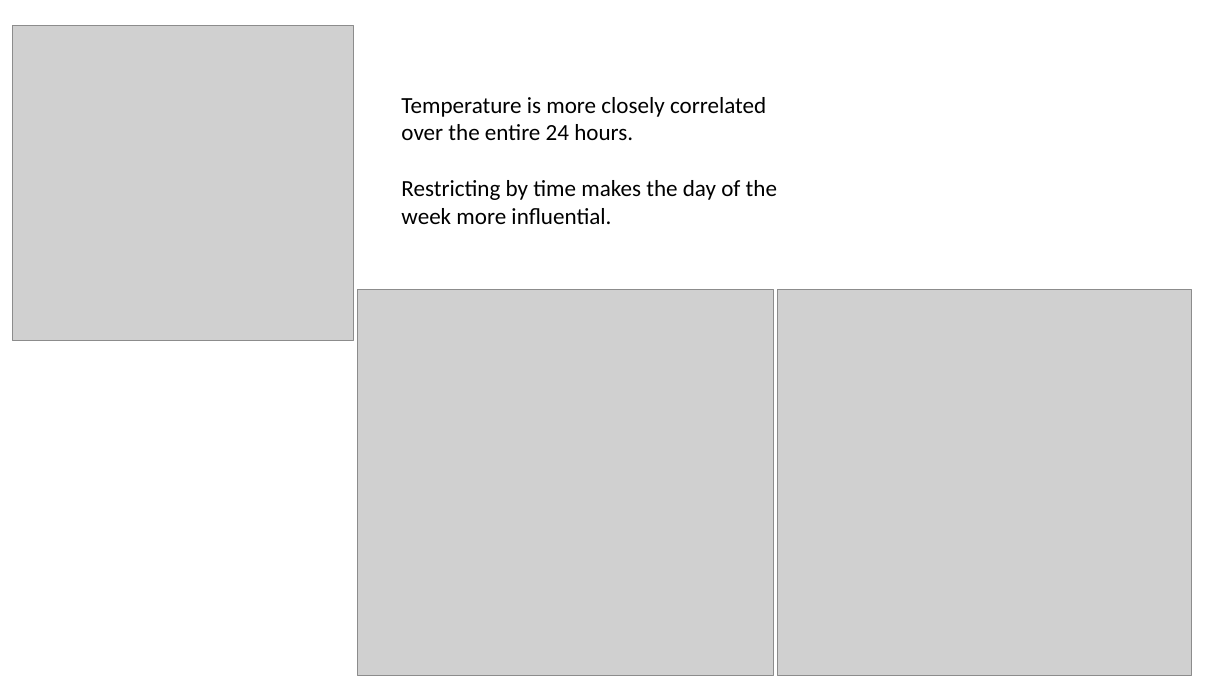
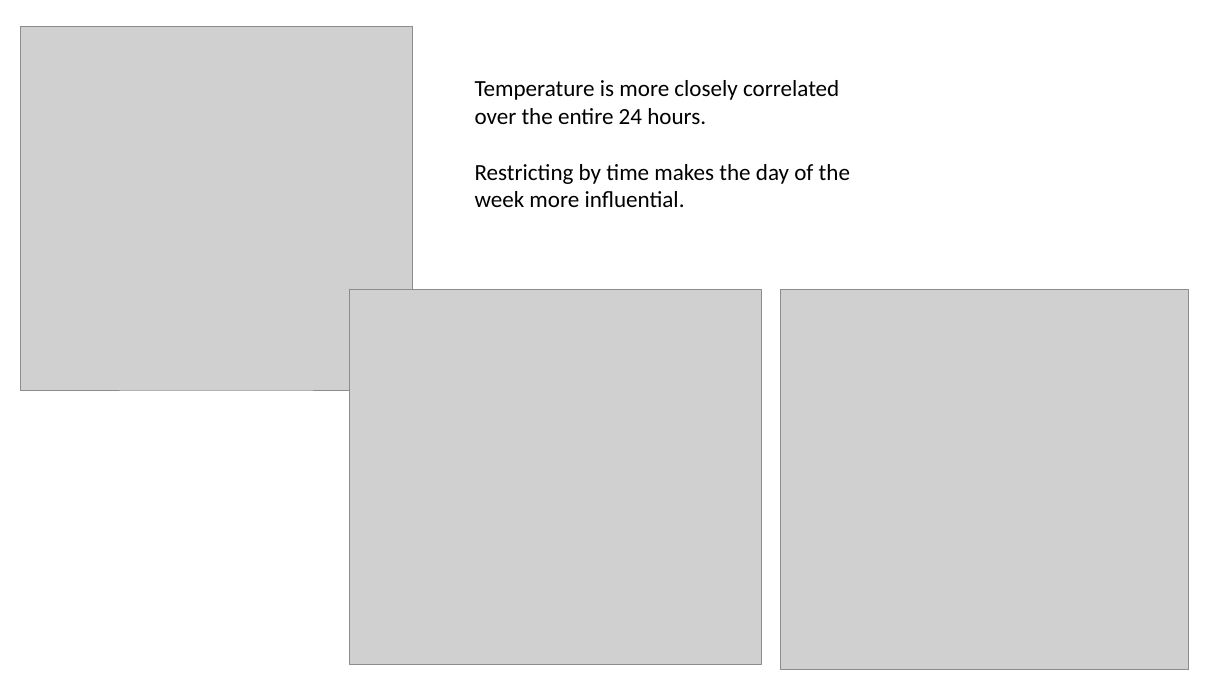
Before and after one commit to OliviaMaree/Final-Project-OliviaR, a slide deck: slide 8 of Data Science - Final - Olivia Ross.pptx (slide 7 before the commit). Drawn at 1232x693 pixels with LibreOffice and Linux fonts; fonts in the diff are those of the drawing; grey boxes stand for pictures. Boxes give left, top, right and bottom in pixels: in the first picture for what was removed or moved away, otherwise in the second. Text is boxed around its words. In the diff, an @@ line names an element or a change of style, - is before the commit and + after.

```diff
--- a/Data Science - Final - Olivia Ross.pptx
+++ b/Data Science - Final - Olivia Ross.pptx
@@ picture: place and size @@
-picture at (12,25,353,340)
+picture at (20,26,412,390)
@@ text "Temperature is more closely correlated ...": place and size @@
-text "Temperature is more closely correlated ..." at (401,97,777,224)
+text "Temperature is more closely correlated ..." at (475,80,850,207)
@@ picture: place and size @@
-picture at (358,289,774,675)
+picture at (349,289,762,665)
@@ picture: place and size @@
-picture at (777,289,1192,675)
+picture at (780,289,1189,669)
```
Also in this commit, not shown: 3 other slides changed, 1 slide added.
